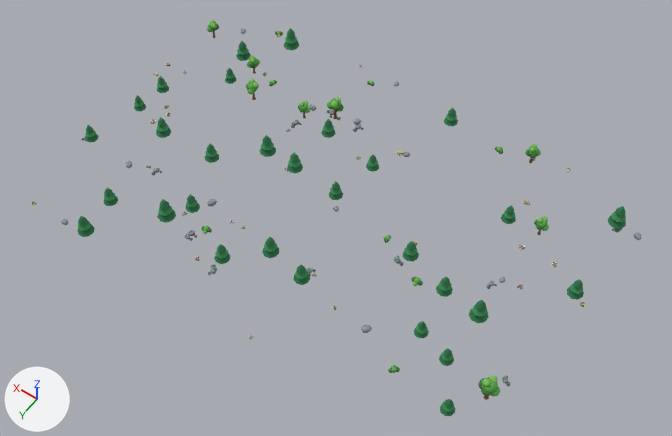
The glTF model assets/models/level_3_decor.glb as it was, and as the next commit left it.
Camera for both pictures: a camera (50 mm lens) standing at (-18.6, 25.5, 38.7) and looking at (-0.9, 0.8, -0.1). The axes (+X, +Y, +Z) are drawn at lower left. The lights are the same throughout. The older version comes first. Objects named as collision shapes, trigger or cutter boxes, shadow casters or lower levels of detail are left out. Where no turn or scale is listed for an object, it has been applied to the vertices. Vertices at exactly the same position are counted once.

The first picture shows 'Chunk_0_0', 'Chunk_0_m1', 'Chunk_1_0', 'Chunk_1_m1', 'Chunk_m1_0', 'Chunk_m1_m1', 'Chunk_m2_0', 'Chunk_m2_m1'.
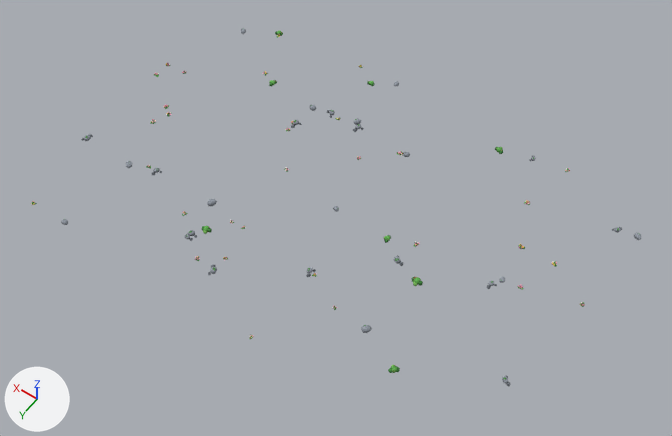
Boxes (x1, y1, x2, y2) around the edits, measured in the pictures (672 x 436 px; the box of a moved part takes in the faces that stretch with it):
'Chunk_0_m1', reshaped (50% narrower, 16% shorter): before (77, 144, 279, 276); after (146, 165, 246, 276)
'Chunk_0_0', reshaped (11% narrower, 27% shorter): before (246, 28, 399, 174); after (263, 65, 399, 172)
'Chunk_m1_m1', reshaped (15% narrower): before (249, 206, 453, 373); after (249, 206, 423, 373)
'Chunk_m2_m1', reshaped: before (439, 300, 510, 416); after (502, 375, 510, 387)
'Chunk_m1_0', reshaped (28% narrower, 21% shorter): before (329, 108, 571, 289); after (397, 147, 570, 289)
'Chunk_m2_0', reshaped (21% shorter): before (499, 206, 641, 307); after (499, 227, 641, 307)
'Chunk_1_0', reshaped (32% shorter): before (153, 20, 283, 93); after (154, 28, 283, 77)
'Chunk_1_m1', reshaped (8% shorter): before (31, 95, 171, 225); after (31, 105, 171, 225)
part 1 of me_chunk_0_0, deleted: before (246, 28, 361, 174)
part 2 of me_chunk_0_0, moved or reshaped: before (285, 110, 360, 172); after (284, 117, 361, 172)
part 3 of me_chunk_0_m1, deleted: before (77, 144, 279, 264)
part 4 of me_chunk_1_0, deleted: before (153, 20, 280, 93)
part 5 of me_chunk_1_m1, deleted: before (85, 95, 171, 143)
part 6 of me_chunk_m1_0, deleted: before (329, 108, 571, 250)
part 7 of me_chunk_m1_m1_002, deleted: before (293, 241, 453, 338)
part 8 of me_chunk_m2_0, deleted: before (519, 206, 626, 305)
part 9 of me_chunk_m2_m1, deleted (green): before (439, 300, 500, 416)

Diff of the bpy script that builds the scene:
```diff
--- a/assets/models/level_3_decor.glb.py
+++ b/assets/models/level_3_decor.glb.py
@@ me_chunk_0_0 @@
-me_chunk_0_0.from_pydata(...)  # 7617 vertices, 13746 faces; spans x 0.34..9.76, y -9.66..-0.11, z -0.17..1.64
+me_chunk_0_0.from_pydata(...)  # 4733 vertices, 8250 faces; spans x 0.31..8.98, y -9.66..-0.21, z -0.17..0.14
+# me_chunk_0_0 part 1: 176 loose pieces with 4194 vertices, spanning x 0.34..9.76, y -9.56..-0.11, z -0.05..1.64, are deleted
+# me_chunk_0_0 part 2: 100 vertices moved within x 0.36..5.12, y -5.19..-0.27, z -0.01..0.1; 915 vertices removed from x 0.36..5.16, y -5.25..-0.23, z -0.06..0.69; 1651 vertices added at x 0.31..5.16, y -5.27..-0.21, z -0.06..0.11
+# other edits to the shape of me_chunk_0_0 do not show in these pictures
 me_chunk_0_0.materials.append(mat_tg_palette)
@@ me_chunk_0_m1 @@
-me_chunk_0_m1.from_pydata(...)  # 4640 vertices, 8144 faces; spans x -0.09..9.69, y 1.09..9.6, z -0.19..1.65
+me_chunk_0_m1.from_pydata(...)  # 3919 vertices, 6814 faces; spans x 1.93..9.62, y 3.57..7.48, z -0.19..0.15
+# me_chunk_0_m1 part 3: 28 loose pieces with 721 vertices, spanning x -0.09..9.69, y 1.09..9.6, z -0.03..1.65, are deleted
 me_chunk_0_m1.materials.append(mat_tg_palette)
@@ me_chunk_1_0 @@
-me_chunk_1_0.from_pydata(...)  # 3212 vertices, 5668 faces; spans x 9.71..14.3, y -9.27..-0.61, z -0.17..1.52
+me_chunk_1_0.from_pydata(...)  # 2285 vertices, 3914 faces; spans x 10.15..14.25, y -9.27..-1.64, z -0.17..0.12
+# me_chunk_1_0 part 4: 63 loose pieces with 1341 vertices, spanning x 9.71..14.25, y -8.88..-0.61, z -0.03..1.52, are deleted
+# other edits to the shape of me_chunk_1_0 do not show in these pictures
 me_chunk_1_0.materials.append(mat_tg_palette)
@@ me_chunk_1_m1 @@
-me_chunk_1_m1.from_pydata(...)  # 2494 vertices, 4300 faces; spans x 9.93..14.07, y -0.3..9.55, z -0.15..1.5
+me_chunk_1_m1.from_pydata(...)  # 2185 vertices, 3730 faces; spans x 10.23..14.07, y -0.3..9.55, z -0.15..0.14
+# me_chunk_1_m1 part 5: 12 loose pieces with 309 vertices, spanning x 9.93..13.78, y 0.58..4.64, z -0.03..1.5, are deleted
 me_chunk_1_m1.materials.append(mat_tg_palette)
@@ me_chunk_m1_0 @@
-me_chunk_m1_0.from_pydata(...)  # 5050 vertices, 8840 faces; spans x -10.05..0.21, y -9.46..0.09, z -0.17..1.38
+me_chunk_m1_0.from_pydata(...)  # 4020 vertices, 6896 faces; spans x -10.05..-1.08, y -9.41..0.03, z -0.17..0.14
+# me_chunk_m1_0 part 6: 128 loose pieces with 2104 vertices, spanning x -10.0..0.21, y -9.42..0.09, z -0.03..1.38, are deleted
+# other edits to the shape of me_chunk_m1_0 do not show in these pictures
 me_chunk_m1_0.materials.append(mat_tg_palette)
@@ me_chunk_m1_m1_002 @@
-me_chunk_m1_m1_002.from_pydata(...)  # 3409 vertices, 6130 faces; spans x -8.79..-0.45, y 0.12..9.23, z -0.21..1.43
+me_chunk_m1_m1_002.from_pydata(...)  # 2997 vertices, 5370 faces; spans x -8.65..-0.45, y 0.12..9.23, z -0.21..0.17
+# me_chunk_m1_m1_002 part 7: 16 loose pieces with 412 vertices, spanning x -8.79..-1.49, y 0.3..5.48, z -0.03..1.43, are deleted
 me_chunk_m1_m1_002.materials.append(mat_tg_palette)
@@ me_chunk_m2_0 @@
-me_chunk_m2_0.from_pydata(...)  # 2550 vertices, 4528 faces; spans x -14.64..-9.78, y -7.77..-0.62, z -0.15..1.62
+me_chunk_m2_0.from_pydata(...)  # 1726 vertices, 2964 faces; spans x -14.64..-9.91, y -7.5..-0.62, z -0.15..0.11
+# me_chunk_m2_0 part 8: 57 loose pieces with 1232 vertices, spanning x -14.07..-9.78, y -7.77..-0.87, z -0.03..1.62, are deleted
+# other edits to the shape of me_chunk_m2_0 do not show in these pictures
 me_chunk_m2_0.materials.append(mat_tg_palette)
@@ me_chunk_m2_m1 @@
-me_chunk_m2_m1.from_pydata(...)  # 1106 vertices, 2096 faces; spans x -13.22..-9.71, y 1.37..7.31, z -0.15..1.63
+me_chunk_m2_m1.from_pydata(...)  # 179 vertices, 342 faces; spans x -13.22..-12.74, y 3.72..4.19, z -0.15..0.08
+# me_chunk_m2_m1 part 9: 25 loose pieces with 927 vertices, spanning x -13.17..-9.71, y 1.37..7.31, z -0.02..1.63, are deleted
+# other edits to the shape of me_chunk_m2_m1 do not show in these pictures
 me_chunk_m2_m1.materials.append(mat_tg_palette)
```
